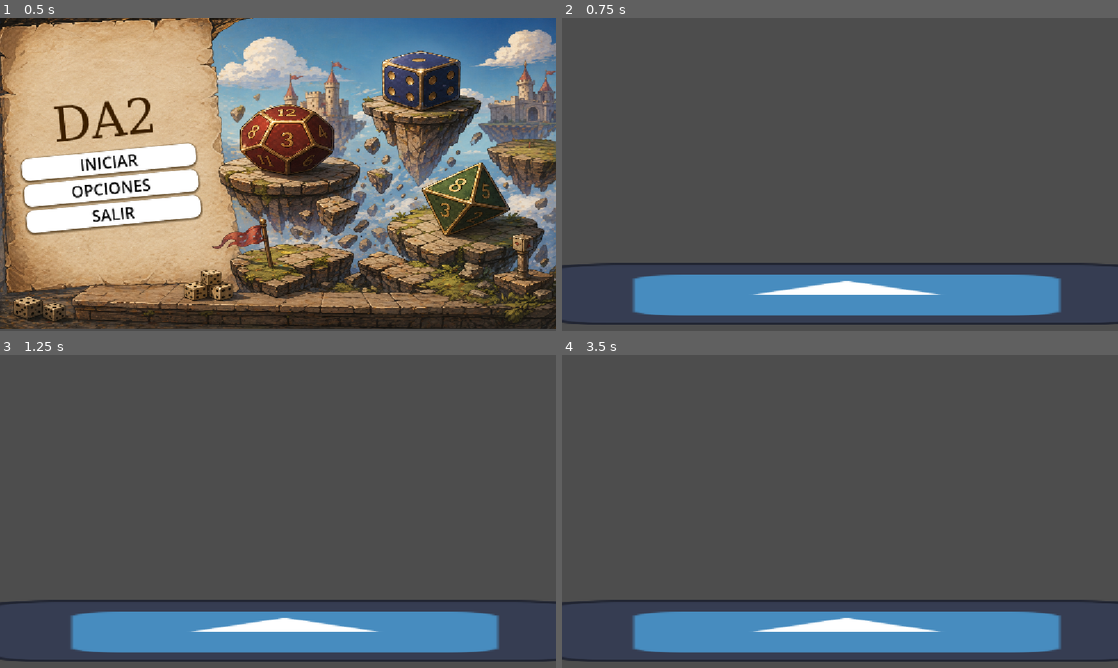
Above: before the commit, frames 1-4 (two rows, left to right).
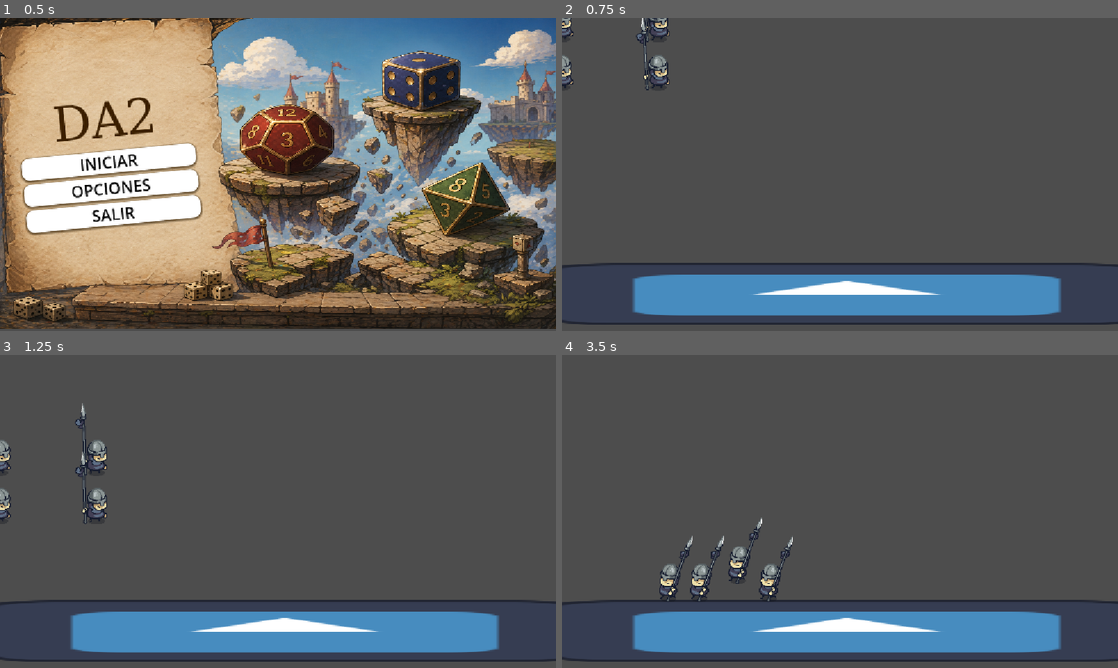
Above: after the commit, the same moments.

Repository: Pablo7776/Motores_Graficos
Game: Godot game, scene res://Escenas/menu_principal.tscn
The game is run twice, just before and just after one commit, with the same random seed, the same clock (stepped at 60 frames per second) and the same inputs. The engine's default icon, where the game draws it, is replaced by a stand-in: a white triangle on a blue panel in a dark square.
Inputs:
- Up to frame 1 (0.5 s): no input
- Up to frame 2 (0.75 s): click "INICIAR" at 0.5 s
- Up to frame 3 (1.25 s): no input
- Up to frame 4 (3.5 s): tap Enter (ui_accept) at 1.25, 1.52, 2.27 s; hold Right (ui_right) 1.28-2.78 s; hold Left (ui_left) from 2.78 s (still down)

Frame 1 is identical in both runs. In frame 2, 0.8% of the frame differs, in the area x 0-20%, y 0-24%; in frame 3, 1.1%; in frame 4, 1.5%, in the area x 17-42%, y 52-79%.

Commit message:
Ajustes de spawn de pj's
Se incorporó el spawn de Pj's

Diff:
--- a/da-2-zafarrancho/Scripts/gestor_de_turnos.gd
+++ b/da-2-zafarrancho/Scripts/gestor_de_turnos.gd
@@ -27,7 +27,8 @@
 		for p in range(cantidad_de_pj_por_jugador):
 			var nuevo_pj = personaje.instantiate()
 			#Acá habría que agregarlo a la escena de nivel ¿O esto lo haría el propio pj al construirlo?
-			#get_parent().add_child(nuevo_pj)
+			nuevo_pj.position = Vector2(j * 200, p * 100)
+			get_parent().add_child(nuevo_pj)
 			#Acá se agrega al grupo del jugador j
 			nuevo_pj.add_to_group("pjs_jugador_%d" %(j+1))
 			#Necesitamos estas dos variables en el pj jugador_id e indice_en_equipo
--- a/da-2-zafarrancho/juego/main.tscn
+++ b/da-2-zafarrancho/juego/main.tscn
@@ -16,5 +16,3 @@
 position = Vector2(590, 572)
 
 [node name="GestorDeTurnos" parent="." unique_id=32084317 instance=ExtResource("4_wpyno")]
-cantidad_de_jugadores = 2
-cantidad_de_pj_por_jugador = 2
--- a/da-2-zafarrancho/modulos/personajes/personaje_base.tscn
+++ b/da-2-zafarrancho/modulos/personajes/personaje_base.tscn
@@ -176,6 +176,7 @@
 }]
 
 [node name="PersonajeBase" type="CharacterBody2D" unique_id=1880926583]
+position = Vector2(400, 400)
 script = ExtResource("1_wi8ml")
 
 [node name="Sprite2D" type="Sprite2D" parent="." unique_id=783236758]
